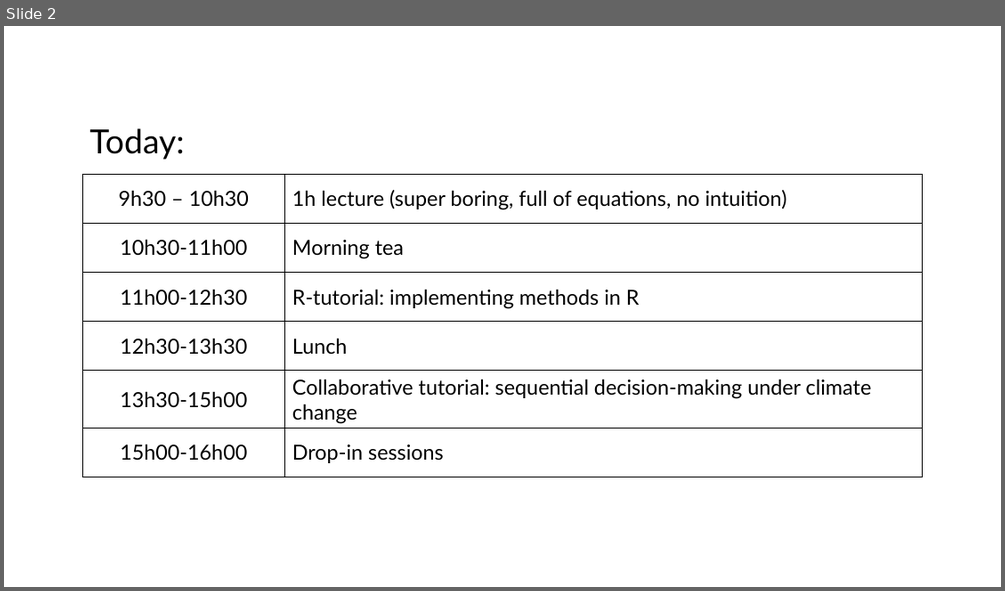
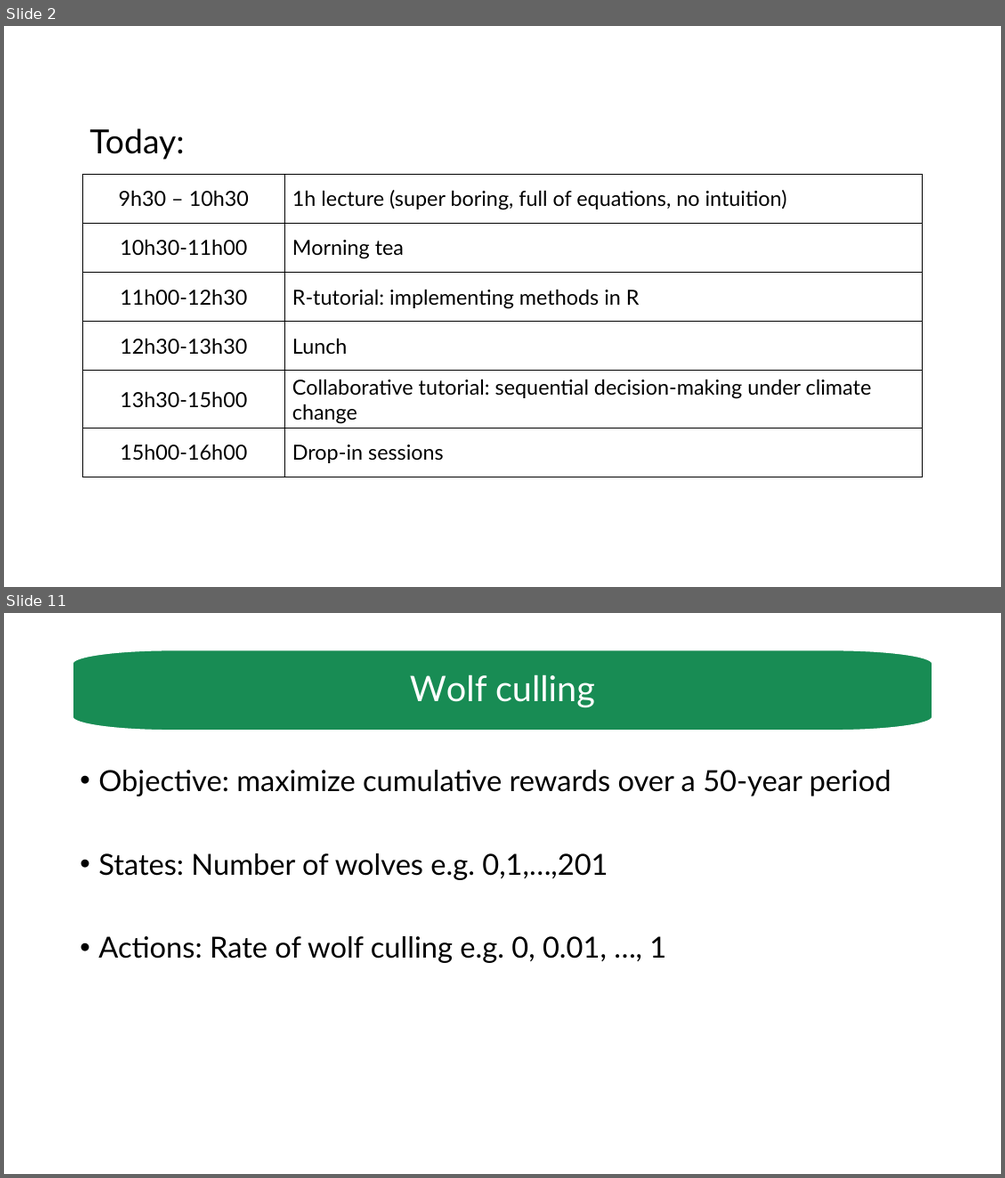
Before and after one commit to luzvpascal/MDPworkshop, a slide deck: slides/workshop-1.pptx. Shown one above the other, each under a label of ours: slide 2 before the commit, slides 2 and 11 after it; the slides between them are not shown. The pictures are 1005x591 and 1005x1178 pixels, drawn with LibreOffice and Linux fonts; fonts in the diff are those of the drawing. Boxes give left, top, right and bottom in pixels: in the first picture for what was removed or moved away, otherwise in the second. Text is boxed around its words. In the diff, an @@ line names an element or a change of style, - is before the commit and + after.

Commit message:
make tutorial for wolf culling

```diff
--- a/slides/workshop-1.pptx
+++ b/slides/workshop-1.pptx
@@ slide 11 added at <box>4,613,1001,1174</box>, background #FFFFFF @@
@@ freeform shape added at <box>73,649,933,730</box>, fill #188C54, outline #FFFFFF 1.5 pt, 34 pt, text #FFFFFF @@
+Wolf culling
@@ text added at <box>98,770,891,963</box>, 28 pt, text #000000 @@
+• Objective: maximize cumulative rewards over a 50-year period
+• States: Number of wolves e.g. 0,1,…,201
+• Actions: Rate of wolf culling e.g. 0, 0.01, …, 1
```
Also in this commit, not shown: 1 slide changed, 9 other slides added, 2 slides removed, 2 other files.
